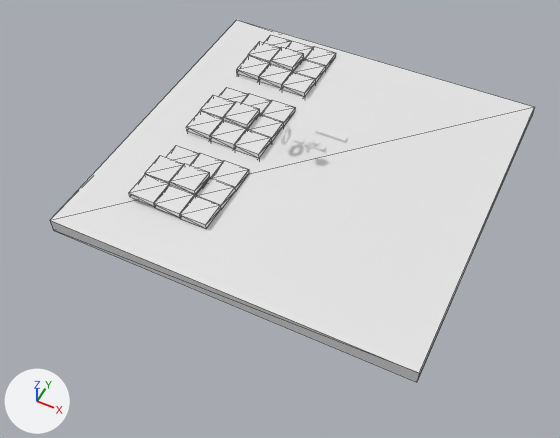
An edit to the glTF model prototype.glb, drawn before and after from the same camera.
One viewpoint serves both versions: a camera (50 mm lens) standing at (80.9, -185.1, 193.6) and looking at (-1.9, -19.6, -13.3). The axes (+X, +Y, +Z) are drawn at lower left. The lights are the same throughout. Mesh edges are drawn as thin lines on the coarser meshes. Where no turn or scale is listed for an object, it has been applied to the vertices.

The scene before the commit, as lines of its bpy script (objects in view):
```python
me_cube_003 = bpy.data.meshes.new('Cube.003')
me_cube_003.from_pydata(...)  # a box spanning x -5.0..5.0, y -5.0..5.0, z -1.0..1.0
me_cube_003.materials.append(mat_material_001)  # white #e7e7e7
me_cube_018 = bpy.data.meshes.new('Cube.018')
me_cube_018.from_pydata(...)  # 107 vertices, 180 faces; spans x -15.0..15.0, y -15.0..15.0, z -20.3..1.0
me_cube_018.materials.append(mat_material_001)  # white #e7e7e7
me_plane_001 = bpy.data.meshes.new('Plane.001')
me_plane_001.from_pydata(...)  # a box spanning x -65.0..65.0, y -65.0..65.0, z -5.0..0.0
me_plane_001.materials.append(mat_material_001)  # white #e7e7e7
ob_cube_002 = bpy.data.objects.new('Cube.002', me_cube_003)
ob_cube_002.location = (-21.2, -20.3, 0.5)
ob_cube_017 = bpy.data.objects.new('Cube.017', me_cube_018)
ob_cube_017.location = (-31.2, 7.2, 3.5)
ob_plane = bpy.data.objects.new('Plane', me_plane_001)
ob_plane.location = (0.0, 0.0, 0.0)
# also in view: 'Cube.008' at (-31.2, -30.3, 3.5); 'Cube.006' at (-41.2, -40.3, 2.5); 'Cube.005' at (-31.2, -40.3, 2.0); 'Cube.009' at (-31.2, 45.5, -6.1); 'Cube.003' at (-21.2, -30.3, 1.0)
```
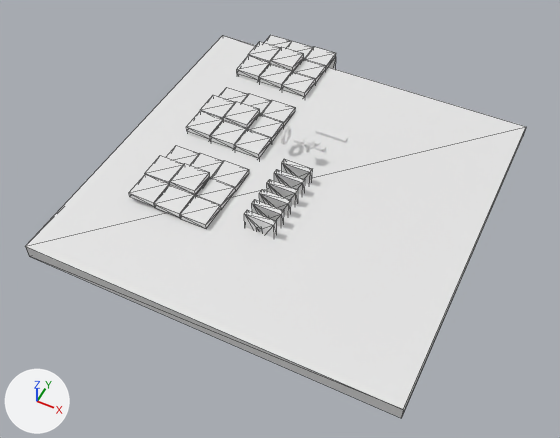
Commit message: add holes.

What differs and where, as boxes (x1, y1, x2, y2) in the pictures (560 x 438 px):
'Plane', moved
    before: (50, 20, 535, 382)
    after: (25, 35, 526, 418)
'Cube.014', added
    after: (244, 210, 277, 238)
'Cube.013', added
    after: (252, 200, 284, 227)
'Cube.015', added
    after: (259, 189, 291, 216)
'Cube.016', added
    after: (267, 179, 298, 205)
'Cube.018', added
    after: (274, 169, 305, 195)
'Cube.019', added
    after: (282, 159, 312, 184)

What the commit changed:
Mesh me_cube_033 is new.
It has 16 vertices, 28 faces and spans x -5.41..5.41, y -1.0..1.0, z -4.35..4.35.
Object 'Plane' (ob_plane) moves from (0.0, 0.0, 0.0) to (0.0, -12.7, 0.0).
Object 'Cube.019' (ob_cube_019) is new; it shows me_cube_033.
Its location is (0.0, -10.1, 1.5).
Object 'Cube.018' (ob_cube_018) is new; it shows a copy of me_cube_033.
Its location is (0.0, -15.9, 1.6).
Object 'Cube.016' (ob_cube_016) is new; it shows a copy of me_cube_033.
Its location is (0.0, -21.3, 1.7).
Object 'Cube.015' (ob_cube_015) is new; it shows a copy of me_cube_033.
Its location is (0.0, -26.8, 1.8).
Object 'Cube.013' (ob_cube_013) is new; it shows a copy of me_cube_033.
Its location is (0.0, -32.2, 1.9).
Object 'Cube.014' (ob_cube_014) is new; it shows a copy of me_cube_033.
Its location is (0.0, -37.5, 2.0).
